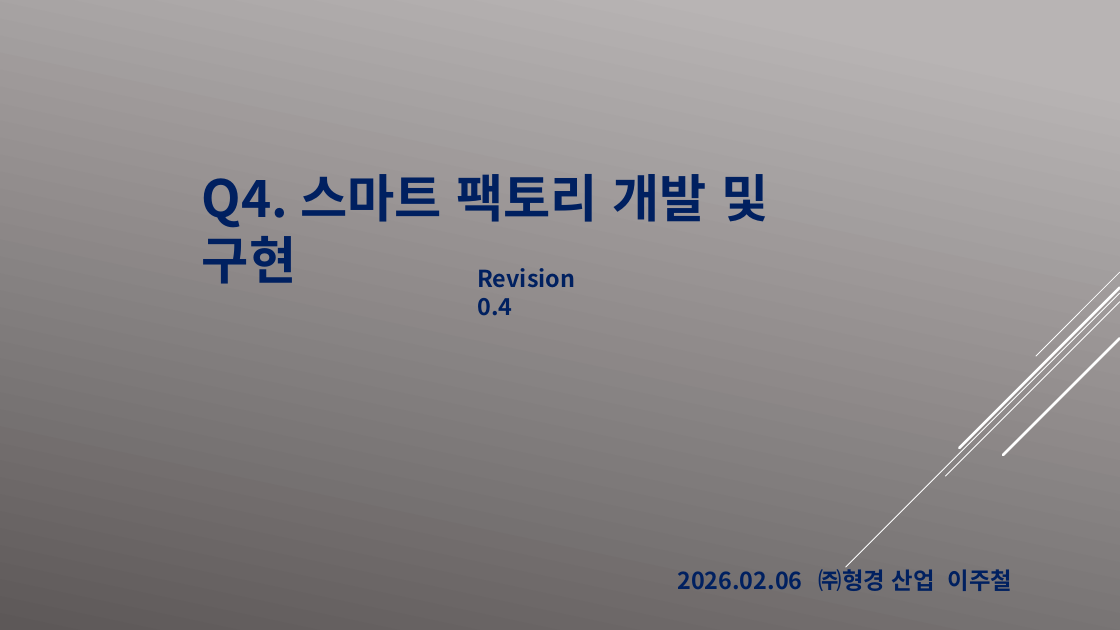
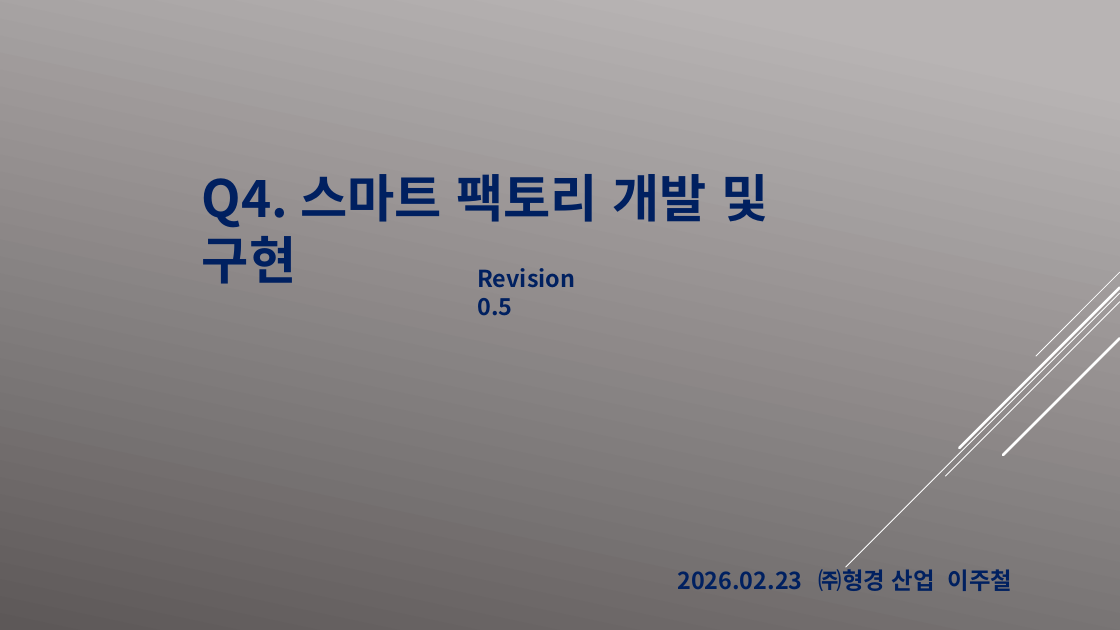
Before and after one commit to easyfw/HK_SmartFactory_Plan, a slide deck: slide 1 of (주)형경산업_스마트 팩토리 개발 및 구현.pptx. Drawn at 1120x630 pixels with LibreOffice and Linux fonts; fonts in the diff are those of the drawing; background and template pictures are left out. Boxes give left, top, right and bottom in pixels: in the first picture for what was removed or moved away, otherwise in the second. Text is boxed around its words. In the diff, an @@ line names an element or a change of style, - is before the commit and + after.

Commit message:
Revision update

```diff
--- a/(주)형경산업_스마트 팩토리 개발 및 구현.pptx
+++ b/(주)형경산업_스마트 팩토리 개발 및 구현.pptx
@@ text at (x1=477, y1=268, x2=575, y2=316): text changed @@
-Revision 0.4
+Revision 0.5
@@ text at (x1=677, y1=566, x2=1012, y2=591): text changed @@
-2026.02.06 ㈜형경 산업 이주철
+2026.02.23 ㈜형경 산업 이주철
```
